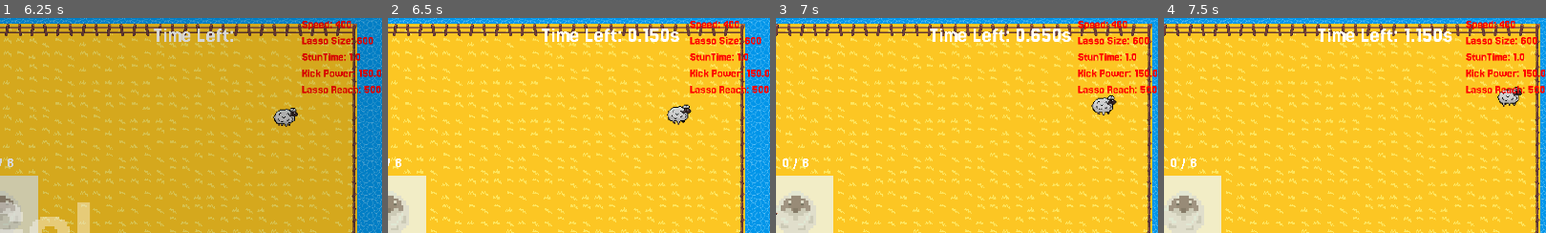
Above: before the commit, frames 1-4 (left to right).
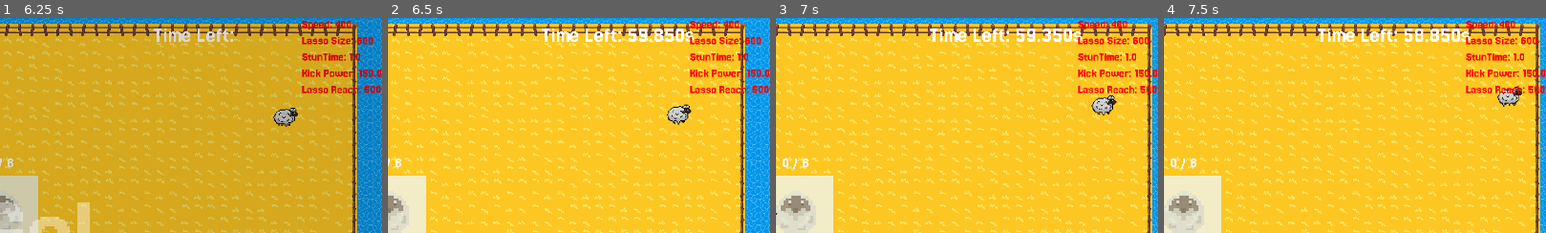
Above: after the commit, the same moments.

Repository: kinghos/GMTK-Game-Jam-2025
Game: Godot game, scene res://scenes/ui/title_screen.tscn
The game is run twice, just before and just after one commit, with the same random seed, the same clock (stepped at 60 frames per second) and the same inputs.
Inputs (mouse positions are % of the whole screen's width and height, from its top left):
- Up to frame 1 (6.25 s): click "PLAY" at 0.5 s; click (95, 92) at 1.25 s; click (95, 92) at 2 s; click (96, 93) at 2.75 s; move the mouse to (72, 45) at 3.52 s; hold Right (Right) 3.53-4.28 s; hold Space (Kick) 3.53-4.28 s; click (72, 45) at 3.67 s; move the mouse to (30, 55) at 4.27 s; hold S (Down) 4.28-5.03 s; tap Space (Kick) at 4.35, 5.85 s; move the mouse to (60, 28) at 5.02 s; hold Right (Right) 5.03-5.78 s; hold Space (Kick) 5.03-5.78 s; move the mouse to (45, 70) at 5.77 s; hold Up (Up) from 5.78 s (still down); click (45, 70) at 5.92 s
- Up to frame 2 (6.5 s): keep holding Up (Up)
- Up to frame 3 (7 s): move the mouse to (50, 45) at 6.52 s; release Up (Up) at 6.53 s; hold Left (Left) from 6.53 s (still down); hold Space (Kick) from 6.53 s (still down); click (50, 45) at 6.67 s
- Up to frame 4 (7.5 s): keep holding Left (Left); move the mouse to (20, 35) at 7.27 s; release Space (Kick) at 7.28 s; tap Space (Kick) at 7.35 s
The pictures show only the part of the screen within x 50-100%, y 0-50%; the shares and areas given below are measured in that part.

Frame 1 is identical in both runs. In frame 2, 0.6% of the frame differs, in the area x 63-81%, y 4-12%; in frame 3, 0.5%; in frame 4, 0.8%.

Commit message:
Functional upgrade display

Diff:
--- a/globals/globals.gd
+++ b/globals/globals.gd
@@ -26,7 +26,10 @@
 	"Sheep": 1
 }
 var time_elapsed: float
+var time_left: float
 var prevent_pause: bool = false
+
+var powerup_selections: Array[String]
 
 func _ready():
 	process_mode = Node.PROCESS_MODE_ALWAYS
--- a/scenes/level.gd
+++ b/scenes/level.gd
@@ -15,6 +15,7 @@
 
 func _process(_delta: float) -> void:
 	Globals.time_elapsed = game_timer.wait_time - game_timer.time_left
+	Globals.time_left = game_timer.time_left
 	for pen: Pen in get_tree().get_nodes_in_group("Pens"):
 		if !pen.is_full():
 			return
--- a/scenes/levels/base_level.tscn
+++ b/scenes/levels/base_level.tscn
@@ -137,4 +137,3 @@
 autostart = true
 
 [connection signal="powerup_selected" from="Overlay" to="." method="_on_overlay_powerup_selected"]
-[connection signal="send_powerup_display" from="Overlay" to="HUD" method="_on_overlay_send_powerup_display"]
--- a/scenes/ui/hud.gd
+++ b/scenes/ui/hud.gd
@@ -2,10 +2,14 @@
 
 @onready var time_left: Label = $Control/TimeLeft
 @onready var powerup_container: HBoxContainer = $Control/PowerupContainer
+const powerup_display = preload("res://scenes/powerup_display.tscn")
+
 
 func _process(delta: float) -> void:
-	time_left.text = "Time Left: %3.3fs" % Globals.time_elapsed
+	time_left.text = "Time Left: %3.3fs" % Globals.time_left
 
-
-func _on_overlay_send_powerup_display(new_powerup_display: TextureRect) -> void:
-	powerup_container.add_child(new_powerup_display)
+func _ready() -> void:
+	for powerup in Globals.powerup_selections:
+		var new_powerup_display: TextureRect = powerup_display.instantiate()
+		new_powerup_display.texture = Globals.POWERUP_ICONS[powerup]
+		powerup_container.add_child(new_powerup_display)
--- a/scenes/ui/overlay.gd
+++ b/scenes/ui/overlay.gd
@@ -5,10 +5,8 @@
 @onready var powerup_options: HBoxContainer = $RoundEnd/ColorRect/PowerupOptions
 @onready var time_left: Label = $RoundEnd/TimeLeft
 
-const powerup_display = preload("res://scenes/powerup_display.tscn")
 
 signal powerup_selected
-signal send_powerup_display(new_powerup_display: TextureRect)
 
 func _ready() -> void:
 	powerups.hide()
@@ -37,11 +35,8 @@
 func _on_option_pressed(option: String) -> void:
 	var powerup_type = powerup_options.get_node(option).get_meta("powerup_type")
 	Globals.apply_powerup(powerup_type)
-
-	var new_powerup_display: TextureRect = powerup_display.instantiate()
-	new_powerup_display.texture = Globals.POWERUP_ICONS[powerup_type]
-	send_powerup_display.emit(new_powerup_display)
-
+	var powerup_name = Globals.POWERUP_LIST[powerup_type]
+	Globals.powerup_selections.append(powerup_name)
 	close_powerups_menu()
 
 func randomise_powerup_options():
